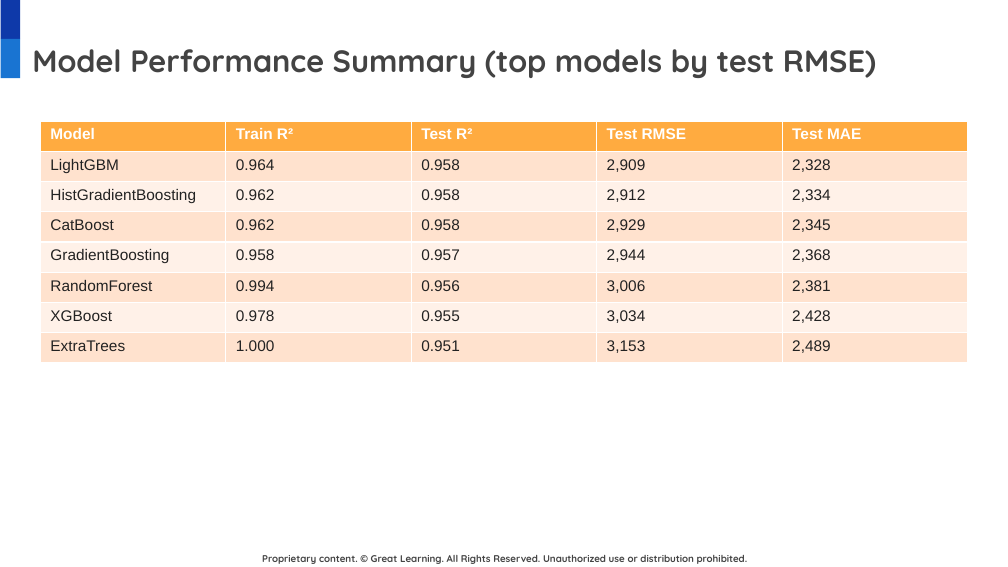
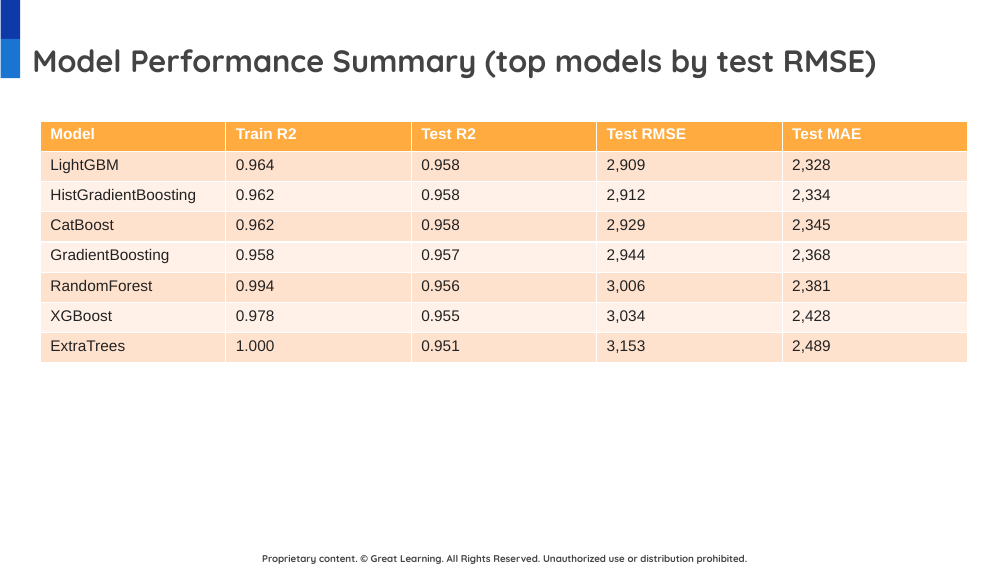
Before and after one commit to gunjan075/gl-capstone, a slide deck: slide 10 of Insurance_Price_Prediction_Final_Presentation.pptx. Drawn at 1008x567 pixels with LibreOffice and Linux fonts; fonts in the diff are those of the drawing; background and template pictures are left out. Boxes give left, top, right and bottom in pixels: in the first picture for what was removed or moved away, otherwise in the second. Text is boxed around its words. In the diff, an @@ line names an element or a change of style, - is before the commit and + after.

```diff
--- a/Insurance_Price_Prediction_Final_Presentation.pptx
+++ b/Insurance_Price_Prediction_Final_Presentation.pptx
@@ table at (40,121,968,363) @@
-row 1, column 2: Train R²
+row 1, column 2: Train R2
-row 1, column 3: Test R²
+row 1, column 3: Test R2
```
Also in this commit, not shown: 15 other slides changed, 22 other files.
